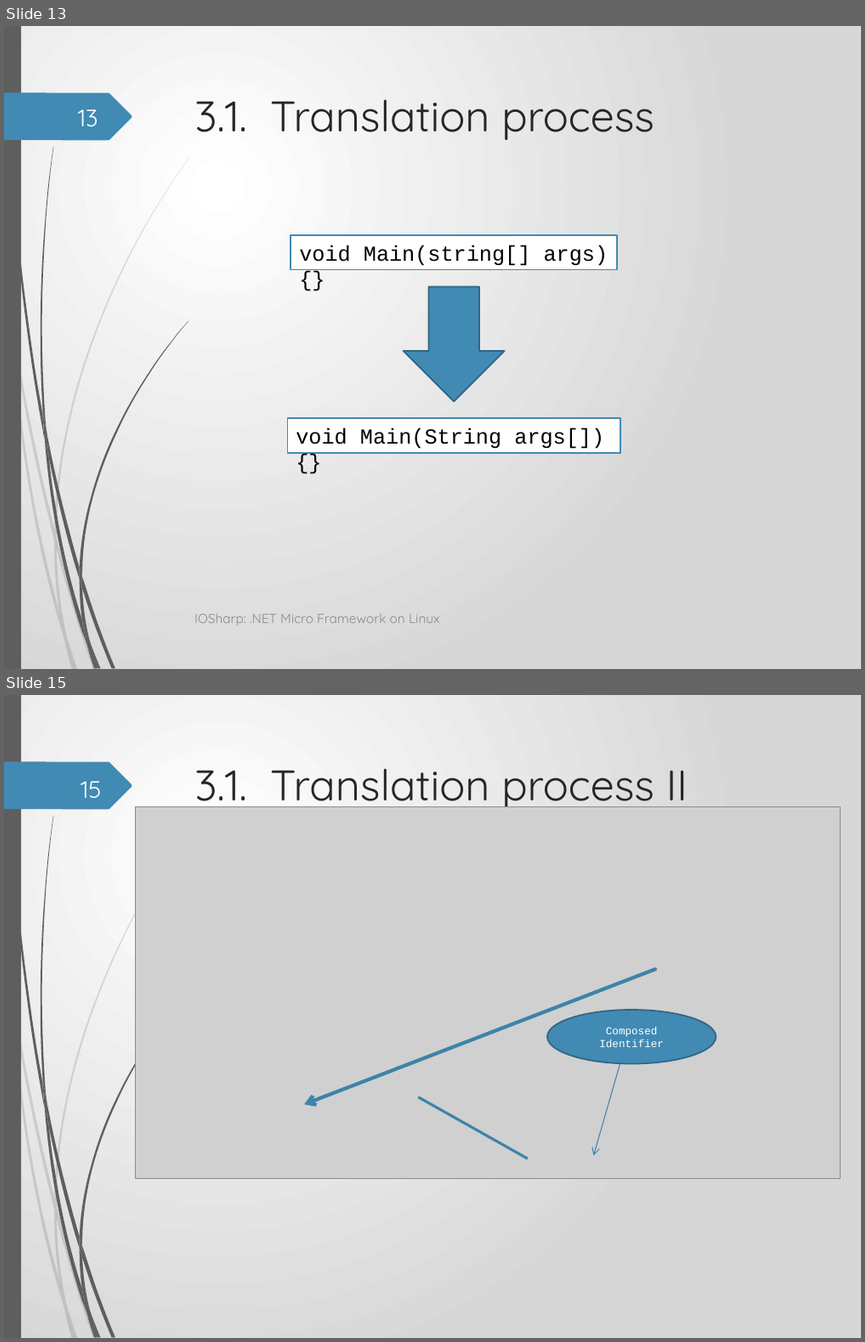
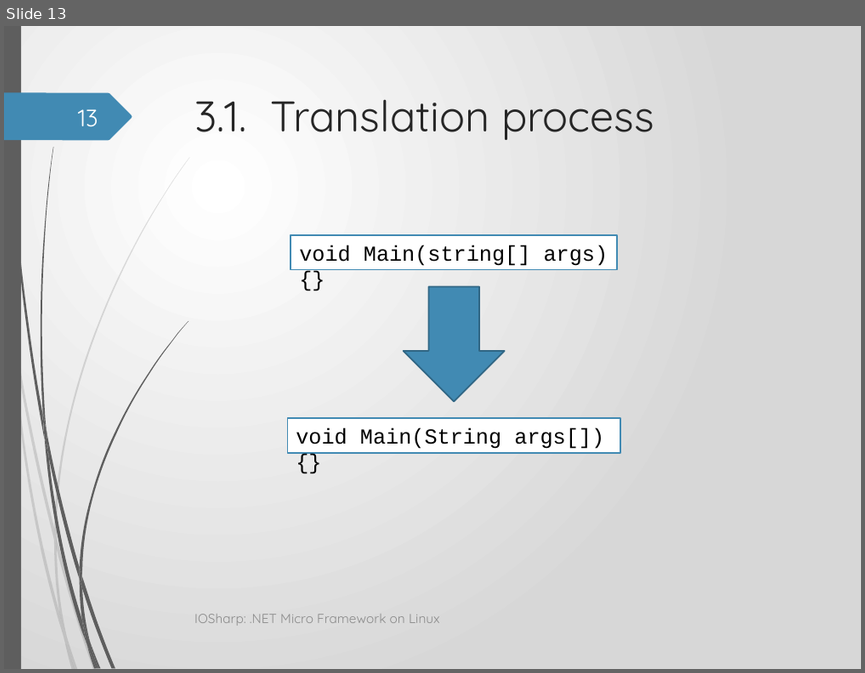
Before and after one commit to GerardSoleCa/BachelorThesisMisc, a slide deck: ThesisDoc/IOSharp.pptx. Shown one above the other, each under a label of ours: slides 13 and 15 before the commit, slide 13 after it; the slides between them are not shown. The pictures are 865x1342 and 865x673 pixels, drawn with LibreOffice and Linux fonts; fonts in the diff are those of the drawing; grey boxes stand for pictures; background and template pictures are left out. Boxes give left, top, right and bottom in pixels: in the first picture for what was removed or moved away, otherwise in the second. Text is boxed around its words. In the diff, an @@ line names an element or a change of style, - is before the commit and + after.

```diff
--- a/ThesisDoc/IOSharp.pptx
+++ b/ThesisDoc/IOSharp.pptx
@@ slide 15 removed at [4,695,861,1338], background gradient #FFFFFF to #D7D7D7; not listed: 24 template elements that a slide beside it also shows @@
@@ title removed at [194,768,687,812] @@
-3.1. Translation process II
@@ page number removed at [80,781,102,798] @@
-15
@@ picture removed at [136,807,840,1179] @@
@@ arrow removed from (655, 970) to (304, 1104) @@
@@ ellipse removed at [547,1009,716,1063] @@
-Composed Identifier
@@ arrow removed from (621, 1058) to (594, 1155) @@
@@ line removed from (419, 1097) to (527, 1157) @@
```
Also in this commit, not shown: 9 slides changed, 3 slides added.
